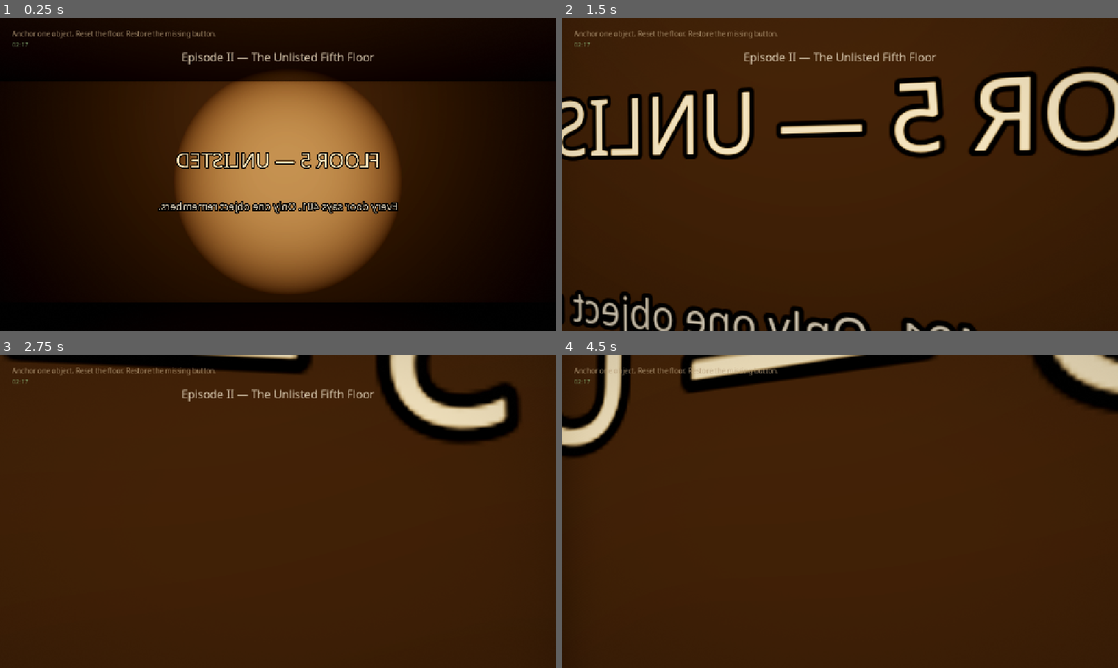
Above: before the commit, frames 1-4 (two rows, left to right).
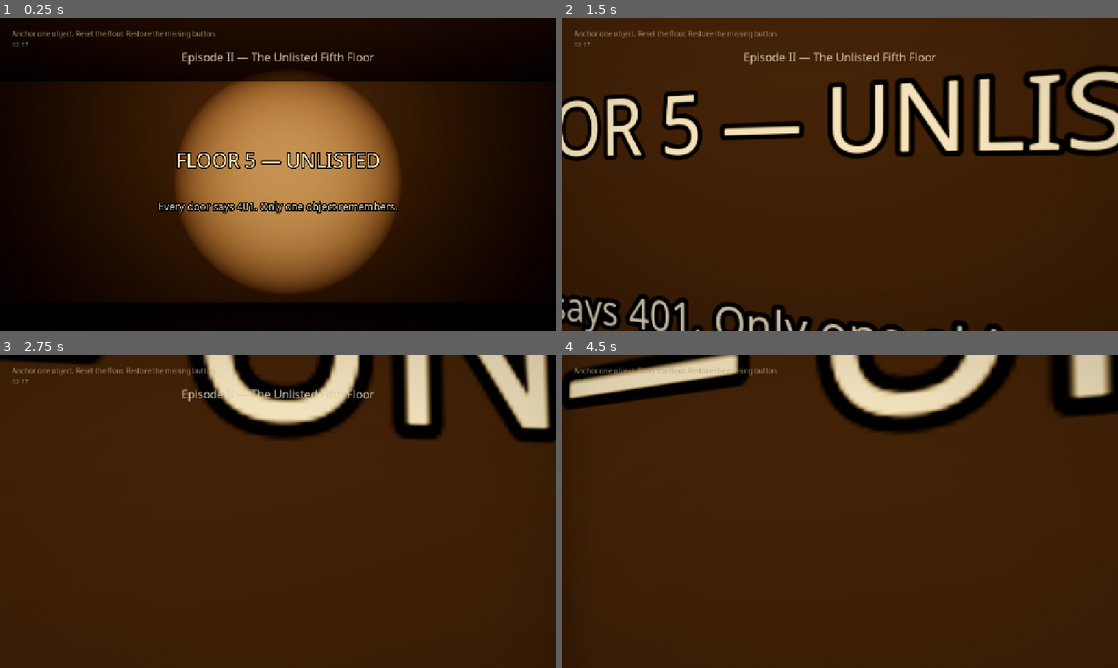
Above: after the commit, the same moments.

Repository: bfstone25-stack/play
Game: Godot game, scene res://scenes/full_campaign.tscn
The game is run twice, just before and just after one commit, with the same random seed, the same clock (stepped at 60 frames per second) and the same inputs. This scene is started directly instead of the project's main scene.
Inputs (mouse positions are in pixels of both pictures, inside the frame that each line leads up to):
- Up to frame 1 (0.25 s): no input
- Up to frame 2 (1.5 s): tap Enter at 0.5 s; move the mouse to (867, 174) at 0.52 s; hold F (flashlight) 0.53-1.28 s; hold W from 0.53 s (still down); click (867, 174) at 0.67 s; move the mouse to (812, 174) at 1.27 s; tap E (interact) at 1.35 s
- Up to frame 3 (2.75 s): keep holding W; tap Space at 2 s; move the mouse to (289, 505) at 2.02 s; tap R at 2.1 s
- Up to frame 4 (4.5 s): keep holding W; tap Enter at 2.75, 4.25 s; move the mouse to (834, 517) at 2.77 s; tap N at 2.85 s; click (834, 517) at 2.92 s; tap Space at 3.5 s; move the mouse to (878, 514) at 3.52 s; tap C at 3.6 s; move the mouse to (795, 508) at 4.27 s; tap Shift at 4.35 s

The runs differ from the first frame. In frame 1, 2.2% of the frame differs, in the area x 28-72%, y 42-63%; in frame 2, 19%, in the area x 0-100%, y 15-100%; in frame 3, 14%; in frame 4, 13%.

Commit message:
Face hallway signs toward the walking direction
Co-authored-by: bfstone25-stack <bfstone25-stack@users.noreply.github.com>

Diff:
--- a/across-hall/scripts/full/campaign_world.gd
+++ b/across-hall/scripts/full/campaign_world.gd
@@ -234,7 +234,8 @@
 	label.position = pos
 	label.modulate = color
 	label.billboard = BaseMaterial3D.BILLBOARD_DISABLED
-	label.rotation.y = PI
+	# Face players walking +Z from spawn; the back-wall title faces the other way.
+	label.rotation.y = 0.0 if pos.z < 0.0 else PI
 	UiFont.apply_3d(label)
 	add_child(label)
 	return label
